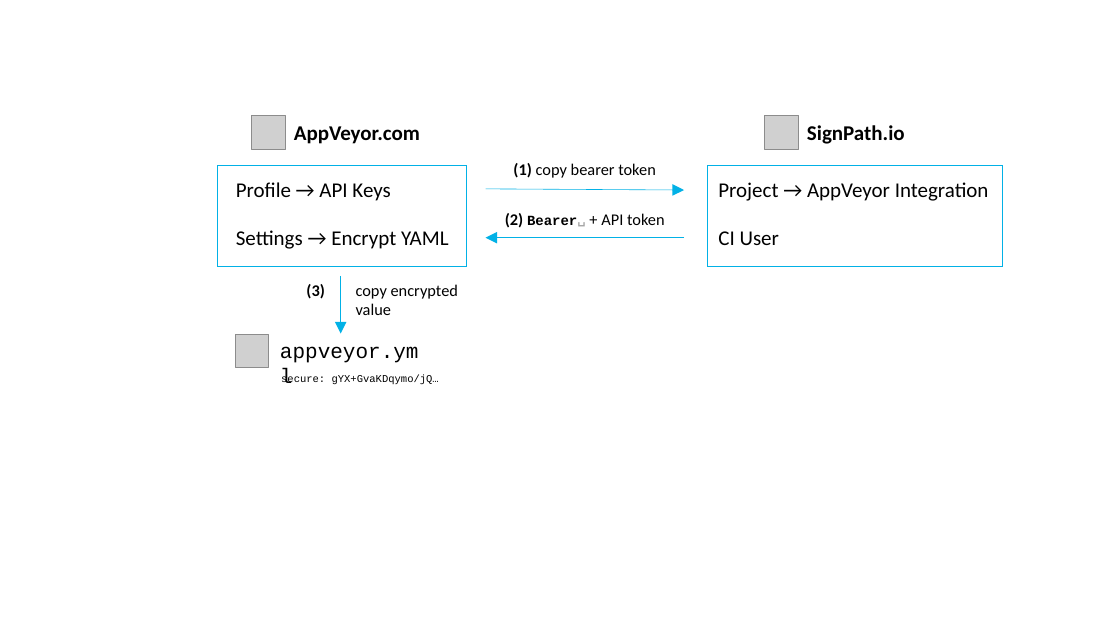
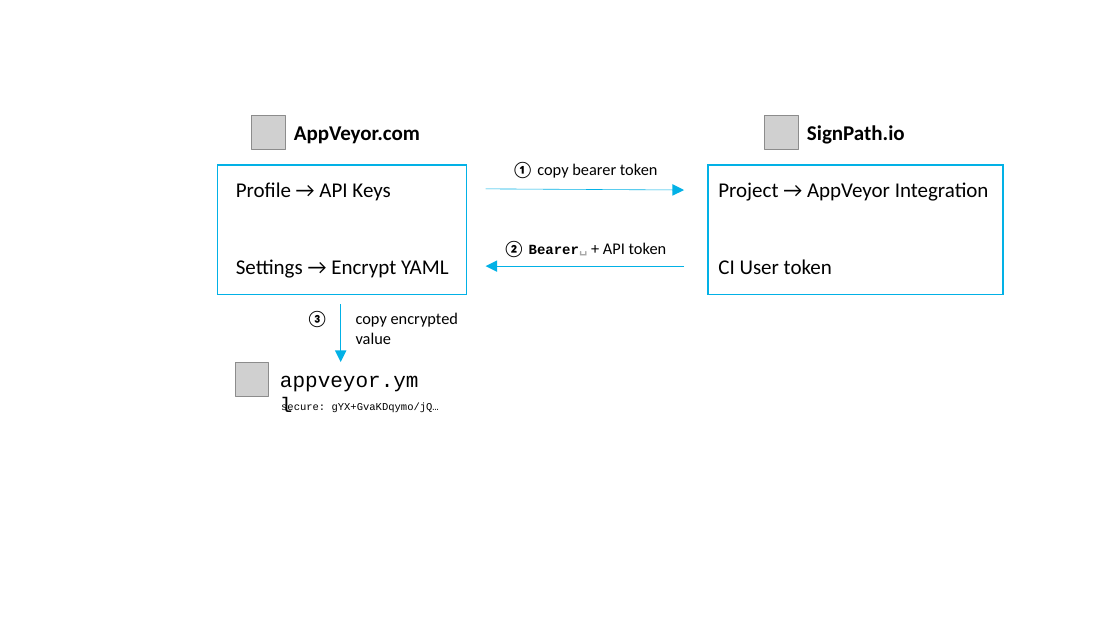
Before and after one commit to SignPath/website, a slide deck: slide 9 of src/diagrams.pptx. Drawn at 1120x630 pixels with LibreOffice and Linux fonts; fonts in the diff are those of the drawing; grey boxes stand for pictures. Boxes give left, top, right and bottom in pixels: in the first picture for what was removed or moved away, otherwise in the second. Text is boxed around its words. In the diff, an @@ line names an element or a change of style, - is before the commit and + after.

Commit message:
origin-verification.md: updated appveyor instructions and diagram

```diff
--- a/src/diagrams.pptx
+++ b/src/diagrams.pptx
@@ rectangle at [218,166,466,295]: outline #02B1E6 0.5 pt to #02B1E6 1.5 pt @@
@@ rectangle: place and size @@
-rectangle at [218,166,466,266]
+rectangle at [218,166,466,295]
@@ text at [512,162,658,178]: text changed @@
-(1) copy bearer token
+① copy bearer token
@@ rectangle: place and size @@
-rectangle at [707,166,1002,266]
+rectangle at [707,166,1002,295]
@@ rectangle at [707,166,1002,295]: outline #02B1E6 0.5 pt to #02B1E6 1.5 pt @@
@@ text at [503,241,667,257]: text changed; bold off @@
-(2) Bearer␣ + API token
+② Bearer␣ + API token
@@ text at [718,259,832,274]: text changed @@
-CI User
+CI User token
@@ text at [306,311,458,344]: text changed @@
-(3) copy encrypted value
+③ copy encrypted value
@@ 3 texts, 2 arrows, 1 picture: place and size @@
-3 texts, 2 arrows, 1 picture at [235,230,684,384]
+3 texts, 2 arrows, 1 picture at [235,259,684,412]
```
Also in this commit, not shown: 2 other files.
